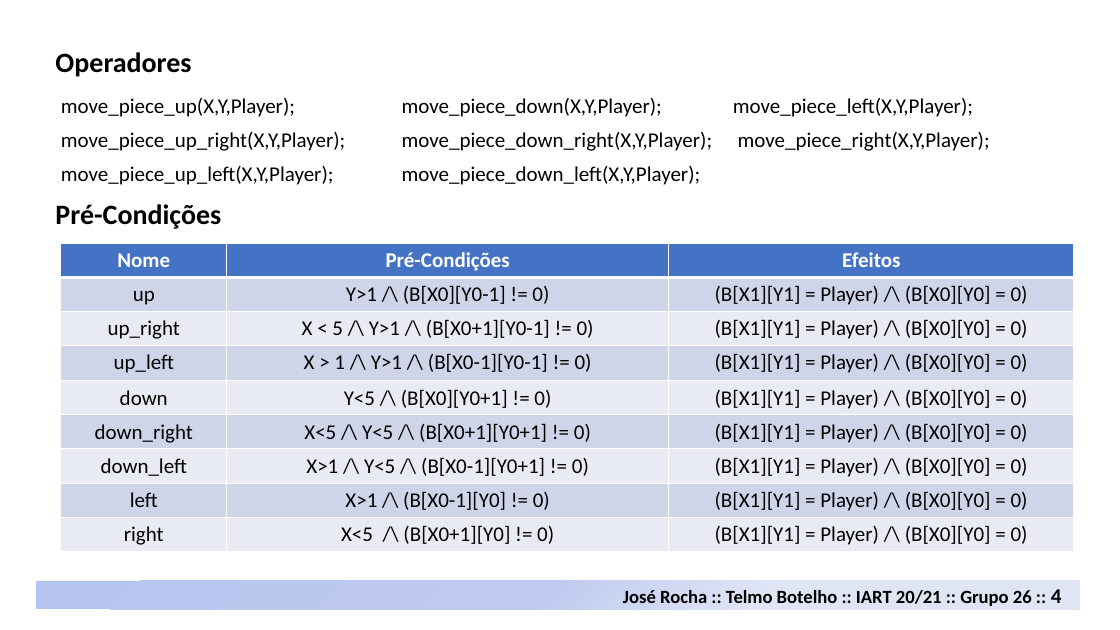
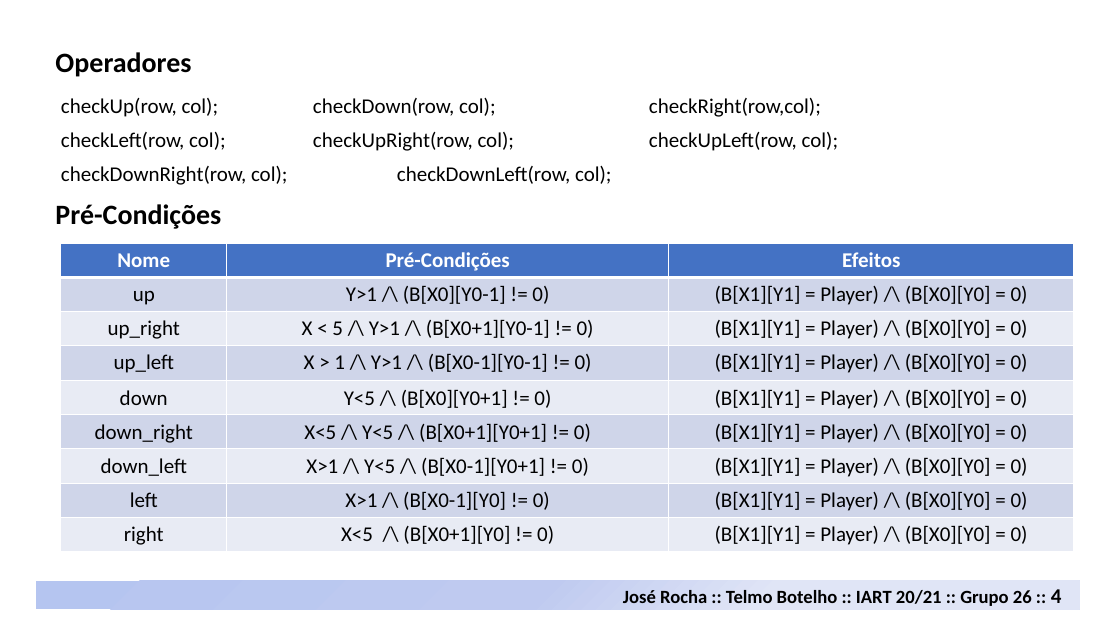
Before and after one commit to davidrocha9/FEUP-IART, a slide deck: slide 4 of Proj1/doc/Neutreeko.pptx. Drawn at 1120x630 pixels with LibreOffice and Linux fonts; fonts in the diff are those of the drawing. Boxes give left, top, right and bottom in pixels: in the first picture for what was removed or moved away, otherwise in the second. Text is boxed around its words. In the diff, an @@ line names an element or a change of style, - is before the commit and + after.

Commit message:
Changed pptx

```diff
--- a/Proj1/doc/Neutreeko.pptx
+++ b/Proj1/doc/Neutreeko.pptx
@@ text at (x1=61, y1=98, x2=839, y2=185): text changed @@
-move_piece_up(X,Y,Player); move_piece_down(X,Y,Player); move_piece_left(X,Y,Player);
-move_piece_up_right(X,Y,Player); move_piece_down_right(X,Y,Player); move_piece_right(X,Y,Player);
-move_piece_up_left(X,Y,Player); move_piece_down_left(X,Y,Player);
+checkUp(row, col); checkDown(row, col); checkRight(row,col);
+checkLeft(row, col); checkUpRight(row, col); checkUpLeft(row, col);
+checkDownRight(row, col); checkDownLeft(row, col);
```
Also in this commit, not shown: 2 other slides changed, 1 slide added.
